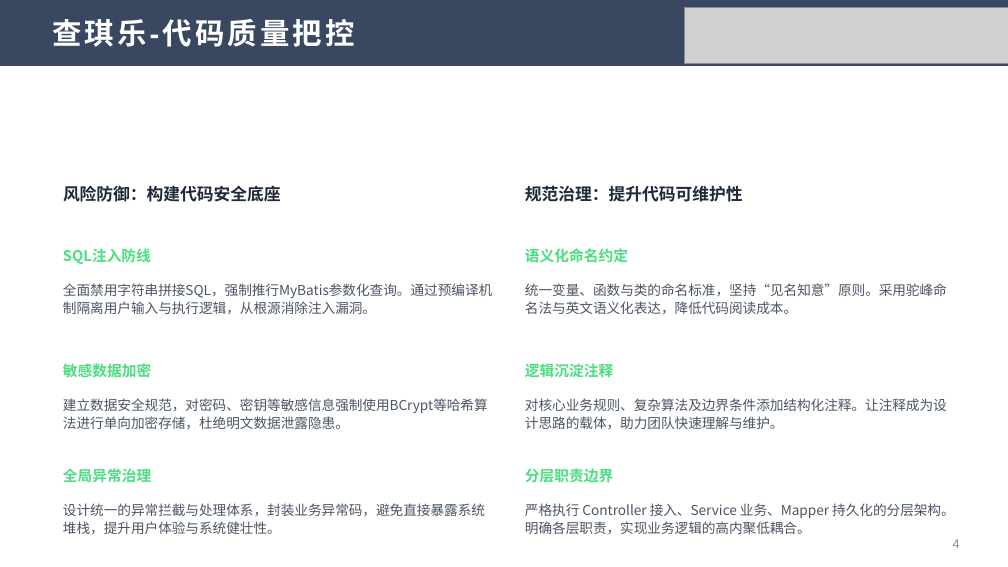
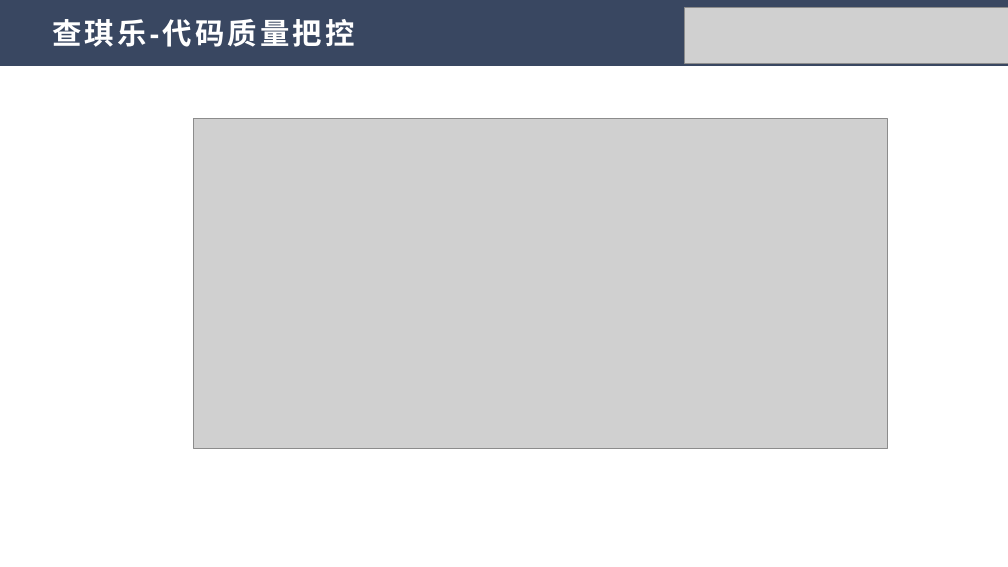
Before and after one commit to iconle/kaiyuan_soft, a slide deck: slide 4 of PPT/开源软件通识-第十八周汇报.pptx. Drawn at 1008x567 pixels with LibreOffice and Linux fonts; fonts in the diff are those of the drawing; grey boxes stand for pictures. Boxes give left, top, right and bottom in pixels: in the first picture for what was removed or moved away, otherwise in the second. Text is boxed around its words. In the diff, an @@ line names an element or a change of style, - is before the commit and + after.

```diff
--- a/PPT/开源软件通识-第十八周汇报.pptx
+++ b/PPT/开源软件通识-第十八周汇报.pptx
@@ picture added at [194, 119, 887, 448] @@
@@ text removed at [63, 185, 281, 202] @@
-风险防御：构建代码安全底座
@@ text removed at [525, 185, 743, 202] @@
-规范治理：提升代码可维护性
@@ text removed at [63, 248, 151, 264] @@
-SQL注入防线
@@ text removed at [525, 248, 628, 263] @@
-语义化命名约定
@@ text removed at [63, 283, 492, 314] @@
-全面禁用字符串拼接SQL，强制推行MyBatis参数化查询。通过预编译机制隔离用户输入与执行逻辑，从根源消除注入漏洞。
@@ text removed at [525, 283, 947, 314] @@
-统一变量、函数与类的命名标准，坚持“见名知意”原则。采用驼峰命名法与英文语义化表达，降低代码阅读成本。
@@ text removed at [63, 362, 151, 381] @@
-敏感数据加密
@@ text removed at [525, 363, 613, 377] @@
-逻辑沉淀注释
@@ text removed at [63, 398, 488, 429] @@
-建立数据安全规范，对密码、密钥等敏感信息强制使用BCrypt等哈希算法进行单向加密存储，杜绝明文数据泄露隐患。
@@ text removed at [525, 398, 947, 429] @@
-对核心业务规则、复杂算法及边界条件添加结构化注释。让注释成为设计思路的载体，助力团队快速理解与维护。
@@ text removed at [63, 468, 151, 483] @@
-全局异常治理
@@ text removed at [525, 468, 613, 482] @@
-分层职责边界
@@ text removed at [63, 503, 485, 534] @@
-设计统一的异常拦截与处理体系，封装业务异常码，避免直接暴露系统堆栈，提升用户体验与系统健壮性。
@@ text removed at [525, 503, 955, 534] @@
-严格执行 Controller 接入、Service 业务、Mapper 持久化的分层架构。明确各层职责，实现业务逻辑的高内聚低耦合。
@@ page number removed at [953, 539, 960, 548] @@
-4
```
Also in this commit, not shown: 2 other slides changed, 8 other files.
